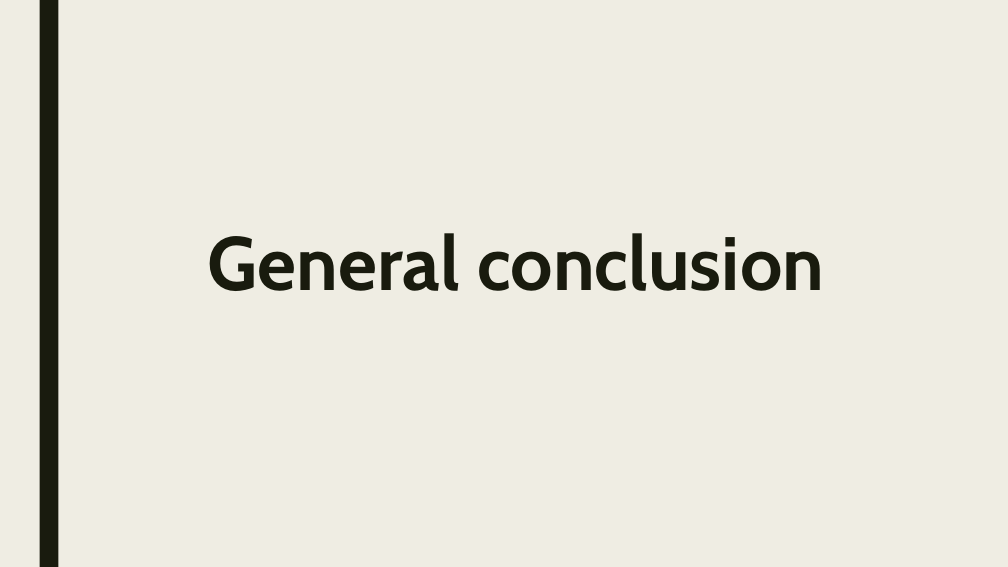
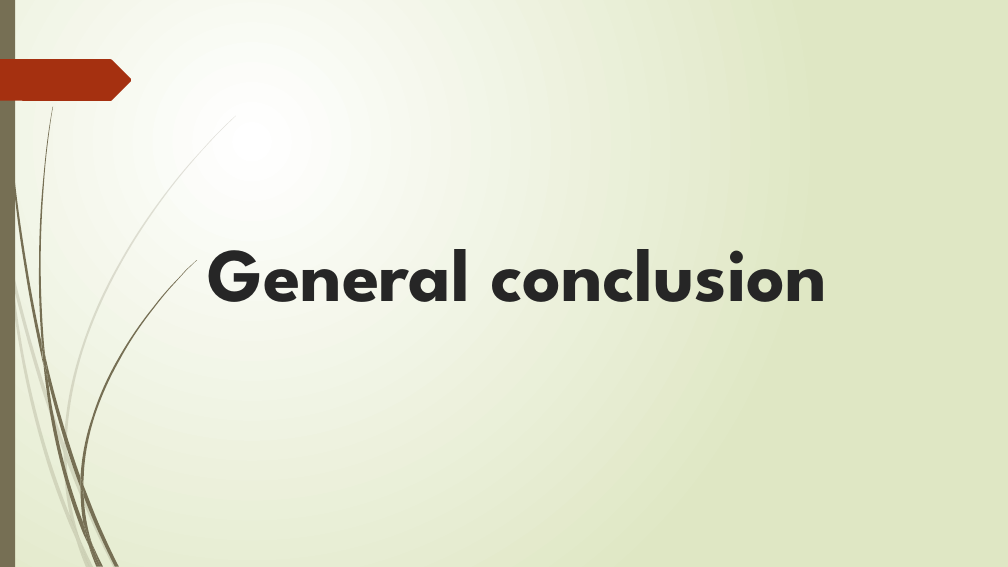
Before and after one commit to Sam-Litz/Info-BTS-SN-IR, a slide deck: slide 9 of BTS 1er année/Anglais/Anglais technique/Google Glass/Google Glass.pptx (slide 5 before the commit). Drawn at 1008x567 pixels with LibreOffice and Linux fonts; fonts in the diff are those of the drawing. Boxes give left, top, right and bottom in pixels: in the first picture for what was removed or moved away, otherwise in the second. Text is boxed around its words. In the diff, an @@ line names an element or a change of style, - is before the commit and + after.

```diff
--- a/BTS 1er année/Anglais/Anglais technique/Google Glass/Google Glass.pptx
+++ b/BTS 1er année/Anglais/Anglais technique/Google Glass/Google Glass.pptx
@@ background #EFEDE3 to gradient #FFFFFF to #DFE8C4 @@
@@ rectangle resized from (x1=39, y1=0, x2=58, y2=567) to (x1=0, y1=0, x2=15, y2=567) @@
@@ rectangle at (x1=0, y1=0, x2=15, y2=567): fill #191B0E to #766F54 @@
@@ freeform shape added at (x1=0, y1=59, x2=132, y2=101), fill #A53010 @@
@@ title "General conclusion" at (x1=208, y1=249, x2=827, y2=302): font Cabin to League Spartan, text colour #191B0E to #262626; line spacing 0.89 to 1 @@
@@ group added at (x1=0, y1=116, x2=236, y2=567): 10 freeform shapes @@
@@ group added at (x1=2, y1=0, x2=197, y2=567): 12 freeform shapes @@
```
Also in this commit, not shown: 3 other slides changed, 5 slides added, 1 slide removed, 4 other files.
